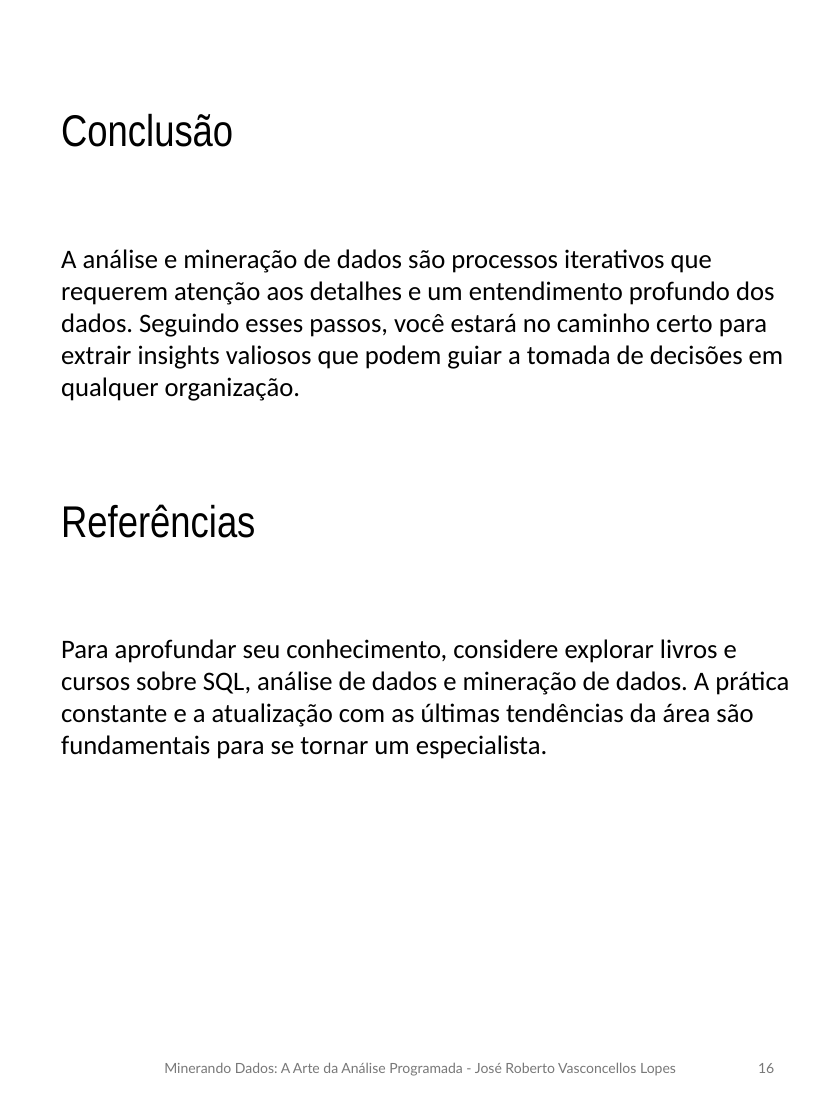
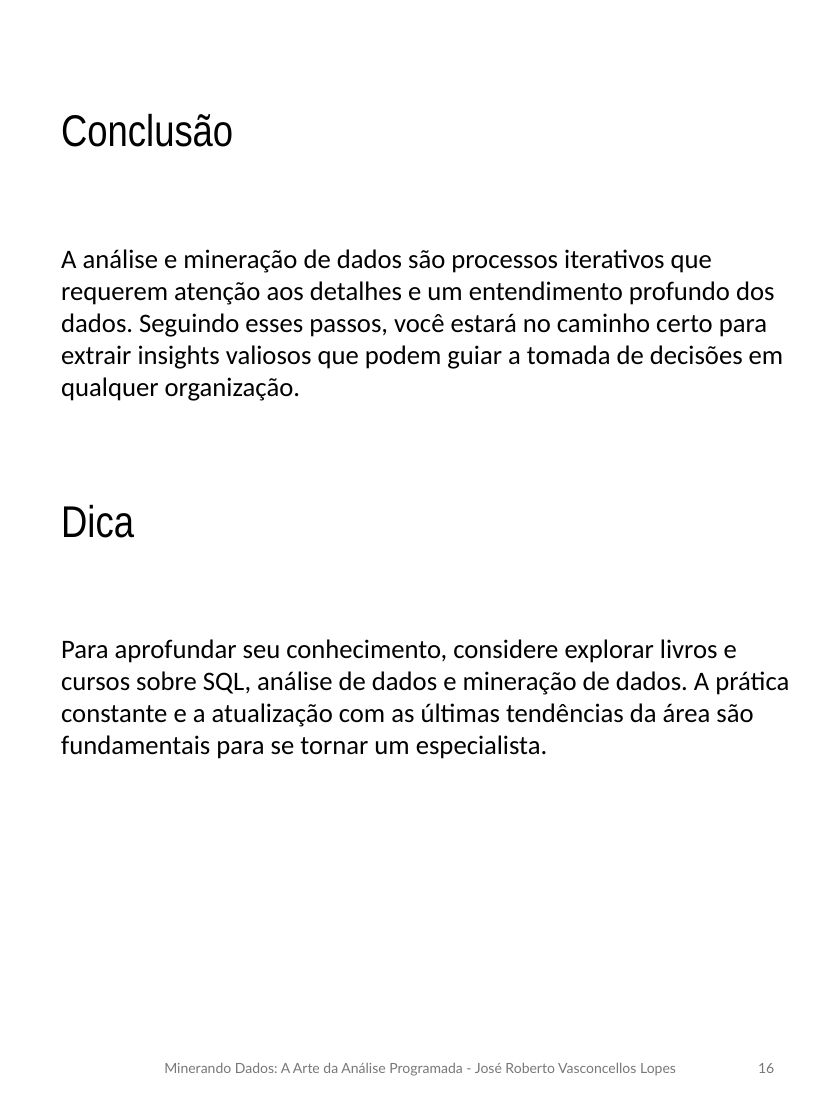
Before and after one commit to jrobertovl/prompts-recipe-to-create-a-ebook, a slide deck: slide 16 of output/Ebook_DIO.pptx. Drawn at 840x1120 pixels with LibreOffice and Linux fonts; fonts in the diff are those of the drawing. Boxes give left, top, right and bottom in pixels: in the first picture for what was removed or moved away, otherwise in the second. Text is boxed around its words. In the diff, an @@ line names an element or a change of style, - is before the commit and + after.

```diff
--- a/output/Ebook_DIO.pptx
+++ b/output/Ebook_DIO.pptx
@@ text at [61,504,134,538]: text changed @@
-Referências
+Dica
```
Also in this commit, not shown: 2 other slides changed, 1 other file.
